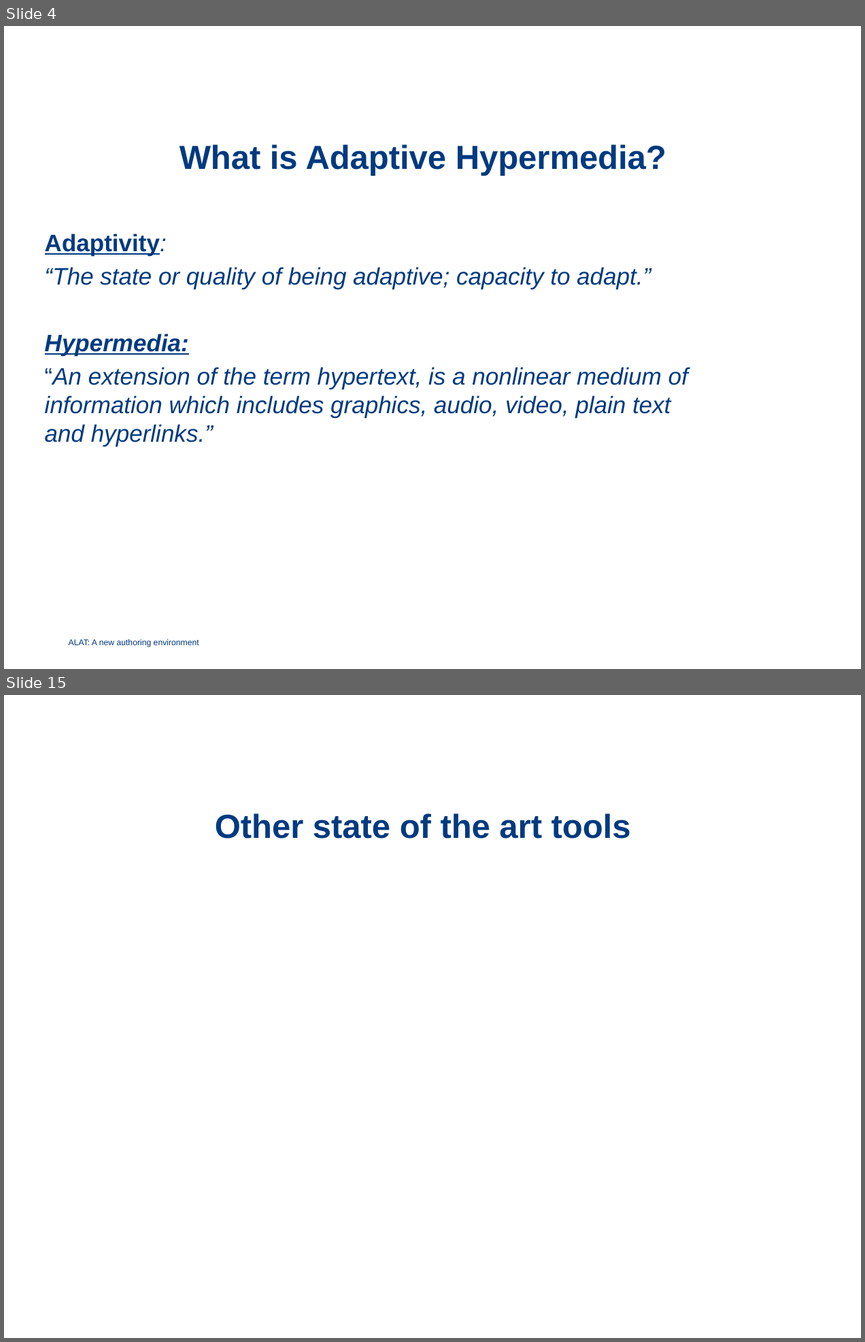
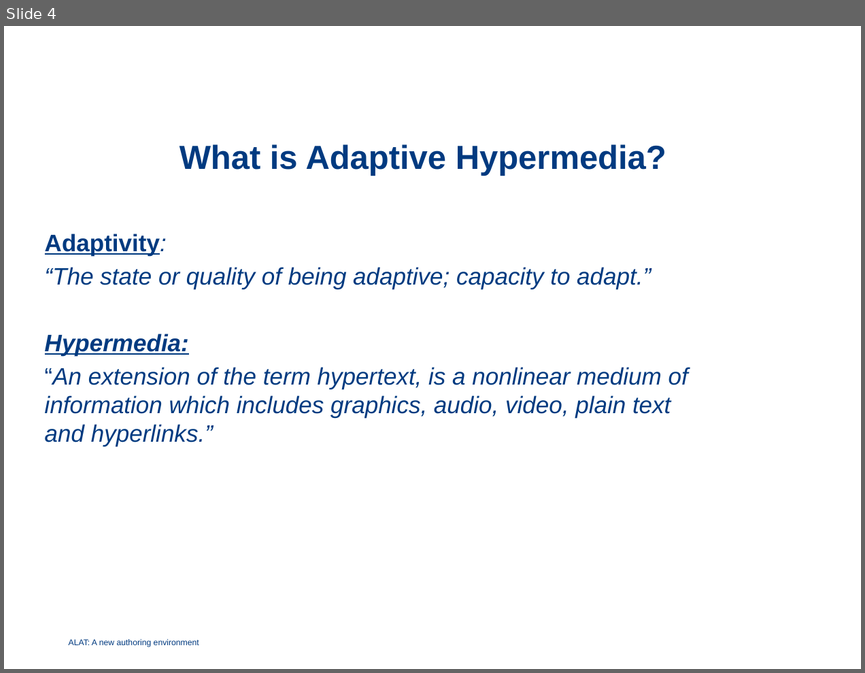
Before and after one commit to wottah/Thesis, a slide deck: Documents/School/Thesis docs/ALAT.pptx. Shown one above the other, each under a label of ours: slides 4 and 15 before the commit, slide 4 after it; the slides between them are not shown. The pictures are 865x1342 and 865x673 pixels, drawn with LibreOffice and Linux fonts; fonts in the diff are those of the drawing; background and template pictures are left out. Boxes give left, top, right and bottom in pixels: in the first picture for what was removed or moved away, otherwise in the second. Text is boxed around its words. In the diff, an @@ line names an element or a change of style, - is before the commit and + after.

```diff
--- a/Documents/School/Thesis docs/ALAT.pptx
+++ b/Documents/School/Thesis docs/ALAT.pptx
@@ slide 15 removed at box(4, 695, 861, 1338), background picture (left out) @@
@@ text removed at box(215, 813, 631, 838) @@
-Other state of the art tools
@@ page number removed at box(8, 1302, 58, 1328) @@
-15
```
Also in this commit, not shown: 21 slides changed, 6 slides added, 2 other slides removed.
